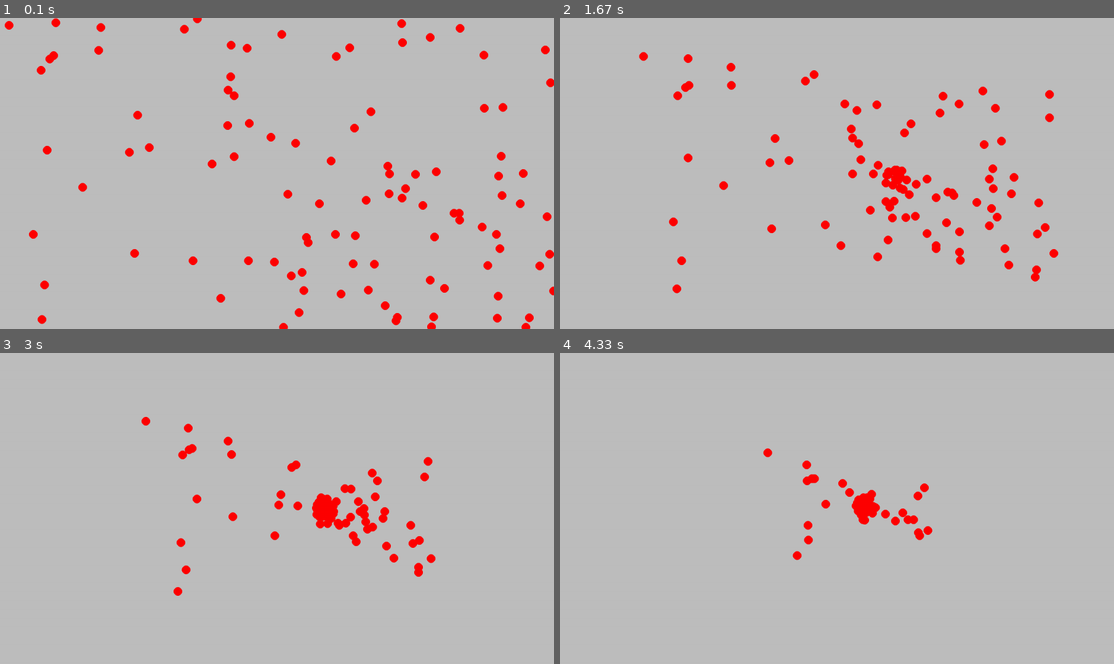
Above: before the commit, frames 1-4 (two rows, left to right).
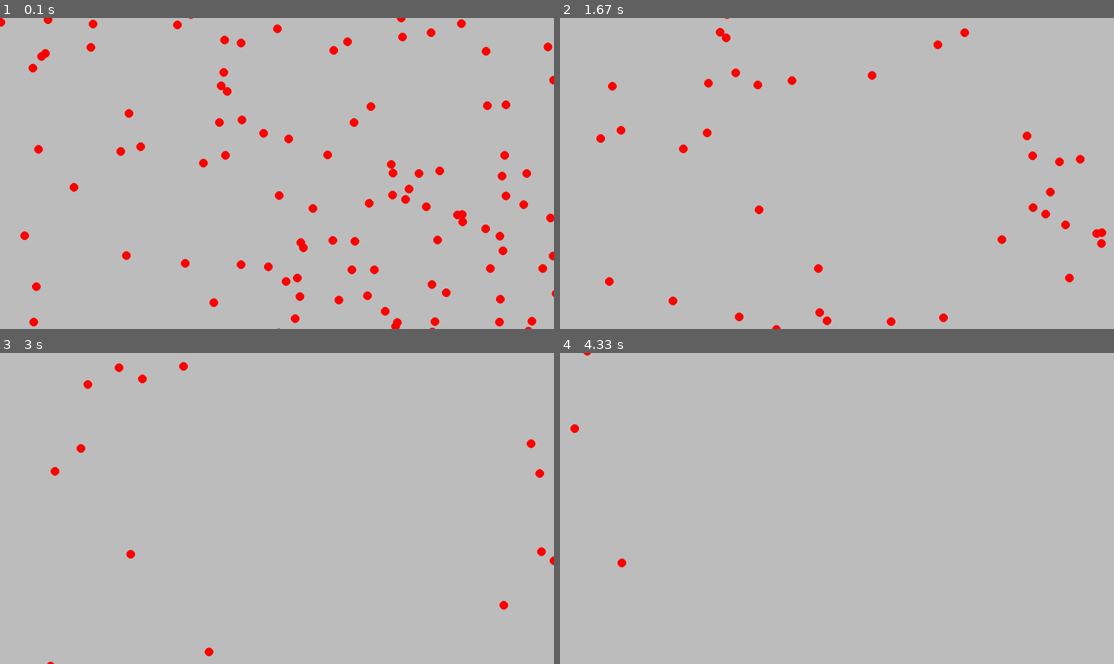
Above: after the commit, the same moments.

Repository: thanapornpichai/PygameManyAgent
Game: pygame game, started from game.py
Same seed, same stepped clock (60 frames per second), same inputs: the game is played once before the commit and once after it.
Inputs:
- Up to frame 1 (0.1 s): no input
- Up to frame 2 (1.67 s): no input
- Up to frame 3 (3 s): no input
- Up to frame 4 (4.33 s): no input

The runs differ from the first frame. In frame 1, 5.5% of the frame differs, in the area x 0-100%, y 0-100%; in frame 2, 4.6%; in frame 3, 2.6%; in frame 4, 1.2%.

Commit message:
add separation force

Diff:
--- a/game.py
+++ b/game.py
@@ -44,6 +44,15 @@
         f = d.normalize() * 0.1
         self.apply_force(f.x, f.y)
 
+    def separation(self, agents):
+
+        d = pygame.Vector2(0, 0)
+        for agent in agents:
+            d += self.position - agent.position
+        separation_force = d * 0.1
+
+        self.apply_force(separation_force.x, separation_force.y)
+
     def draw(self):
         pygame.draw.circle(screen, "red", self.position, 10)
 
@@ -68,6 +77,7 @@
     for agent in agents:
         #agent.seek(400, 400)
         agent.coherence(agents)
+        agent.separation(agents)
         agent.update()
         agent.draw()
 
